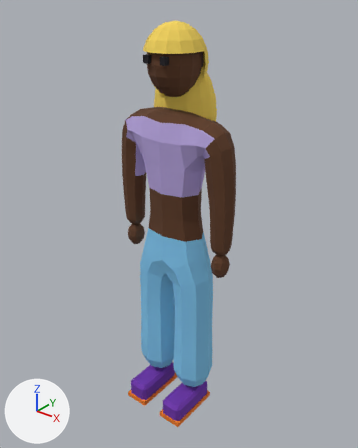
The glTF model public/models/goldie.glb as it was, and as the next commit left it.
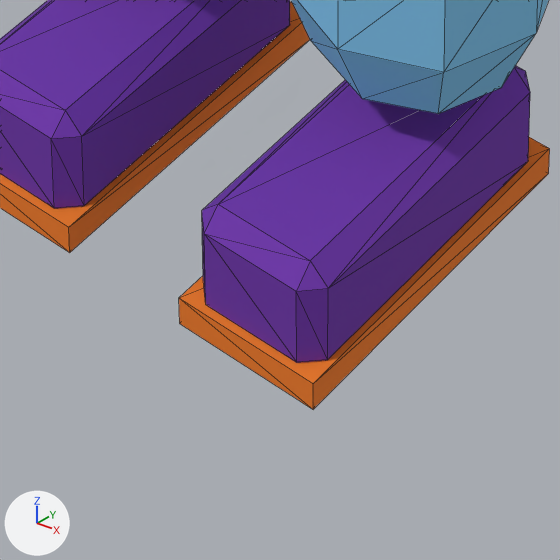
Old and new are each drawn whole from a camera (50 mm lens) standing at (1.28, -1.576, 1.958) and looking at (0.007, 0.016, 0.971) and again close up on the part from 38% to 59% of the width and 83% to 100% of the height. The lights are fixed; the arrows at lower left show +X, +Y and +Z. The older version's two pictures come first. The close-ups show mesh edges as thin lines. Vertices at exactly the same position are counted once.

Names of what the first close-up shows: 'Goldie'.
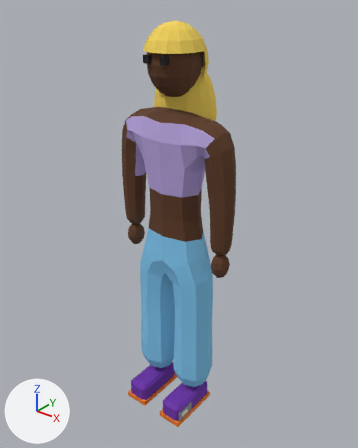
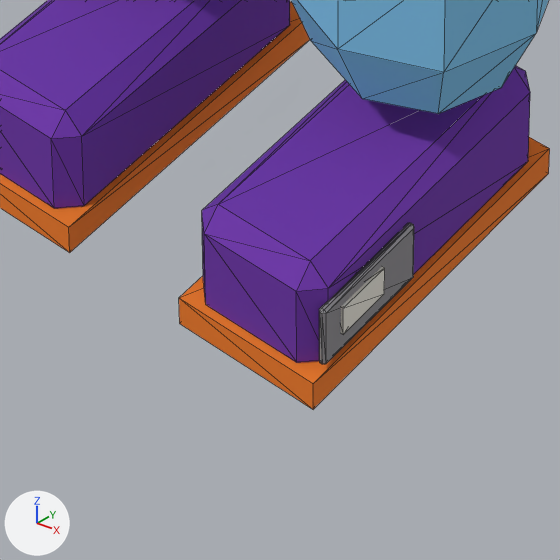
Pixel boxes [x1, y1, x2, y2] of what changed, in the close-ups (560 x 560 px):
part 1 of me_goldie, added
    after: [319, 223, 414, 364]
part 2 of me_goldie, added
    after: [341, 267, 385, 334]

The edits, one by one:
Material 'WearHole' (mat_wearhole) is new.
Its base color is (0.807, 0.776, 0.701) (white #e8e4da).
Its roughness is 0.9.
Material 'WearScuff' (mat_wearscuff) is new.
Its base color is (0.27, 0.262, 0.279) (grey #8e8c90).
Its roughness is 0.9.
me_goldie is used by ob_goldie; location (0.0, 0.0, 0.0).
me_goldie had 954 vertices, 1843 faces and spanned x -0.3..0.3, y -0.2..0.14, z -0.02..1.83.
me_goldie now has 986 vertices, 1899 faces and spans x -0.3..0.3, y -0.2..0.14, z -0.02..1.83.
me_goldie part 1: the loose piece of 24 vertices spanning x 0.05..0.16, y -0.19..0.07, z 0.0..0.09 is copied, and the copy is scaled about its middle by (0.0394, 0.405, 0.614), then moved by (0.06, -0.08, 0.0), in mat_wearscuff (grey #8e8c90); it spans x 0.16..0.17, y -0.19..-0.09, z 0.02..0.07.
me_goldie part 2: a new loose piece, a box spanning x 0.164..0.172, y -0.1675..-0.1225, z 0.032..0.056, in mat_wearhole (white #e8e4da).
me_goldie gains material mat_wearscuff (grey #8e8c90).
me_goldie gains material mat_wearhole (white #e8e4da).
